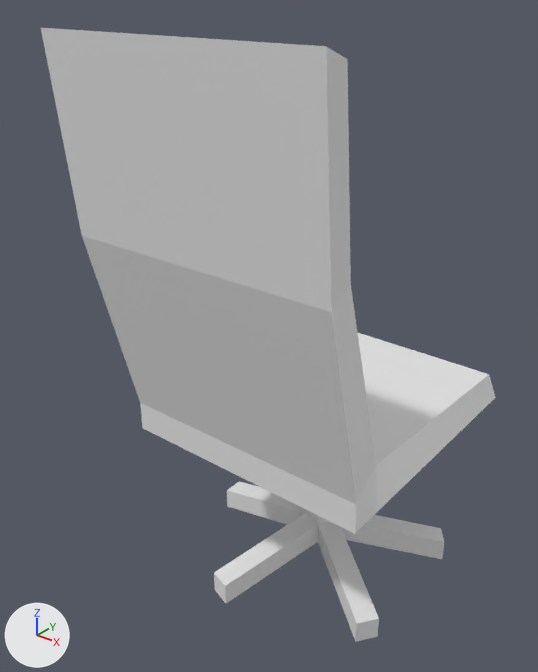
Two versions of the FBX model Assets/Models/Props/Destructibles/OfficeChair.FBX, one commit apart.
Both versions are drawn from a camera (50 mm lens) standing at (-1.971, -0.256, 1.361) and looking at (-2.89, 0.893, 0.649). The lights are fixed; the arrows at lower left show +X, +Y and +Z. Where no turn or scale is listed for an object, it has been applied to the vertices.
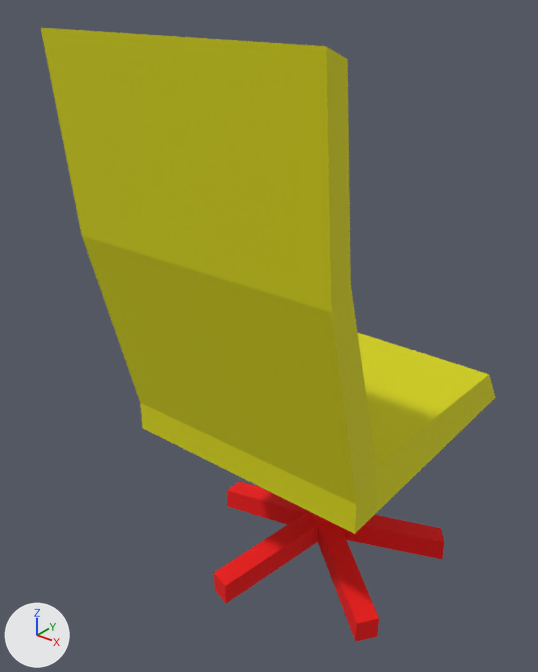
Commit message: Updated Office models

Pixel boxes (x1, y1, x2, y2) of what changed, in the pictures (538 x 672 px):
part 1 of me_mesh, recoloured (grey to red): (214, 481, 444, 642) in both
part 2 of me_mesh, recoloured (grey to yellow): (41, 28, 495, 534) in both

Edits to the bpy script that builds the scene:
```text
Add mat_01___default_001:
    mat_01___default_001 = principled_material('01 - Default.001')
    mat_01___default_001.base_color = (0.671, 0.647, 0.0)  # yellow #d6d200
    mat_01___default_001.roughness = 0.859
Add mat_01___default:
    mat_01___default = principled_material('01 - Default')
    mat_01___default.base_color = (0.882, 0.0, 0.0)  # red #f10000
    mat_01___default.roughness = 0.859
Change me_mesh:
    where me_mesh.from_pydata(...)  # 55 vertices, 49 faces; spans x -0.308..0.287, y -0.47..0.308, z -0.414..0.864
    used by ob_box006; location = (-2.815, 1.022, 0.417)
    me_mesh part 1: all 31 faces centred in x -0.308..0.25, y -0.294..0.294, z -0.386..-0.139 switch from no material to mat_01___default (red #f10000)
    me_mesh part 2: all 18 faces centred in x -0.283..0.283, y -0.452..0.3, z 0.008..0.853 switch from no material to mat_01___default_001 (yellow #d6d200)
```
